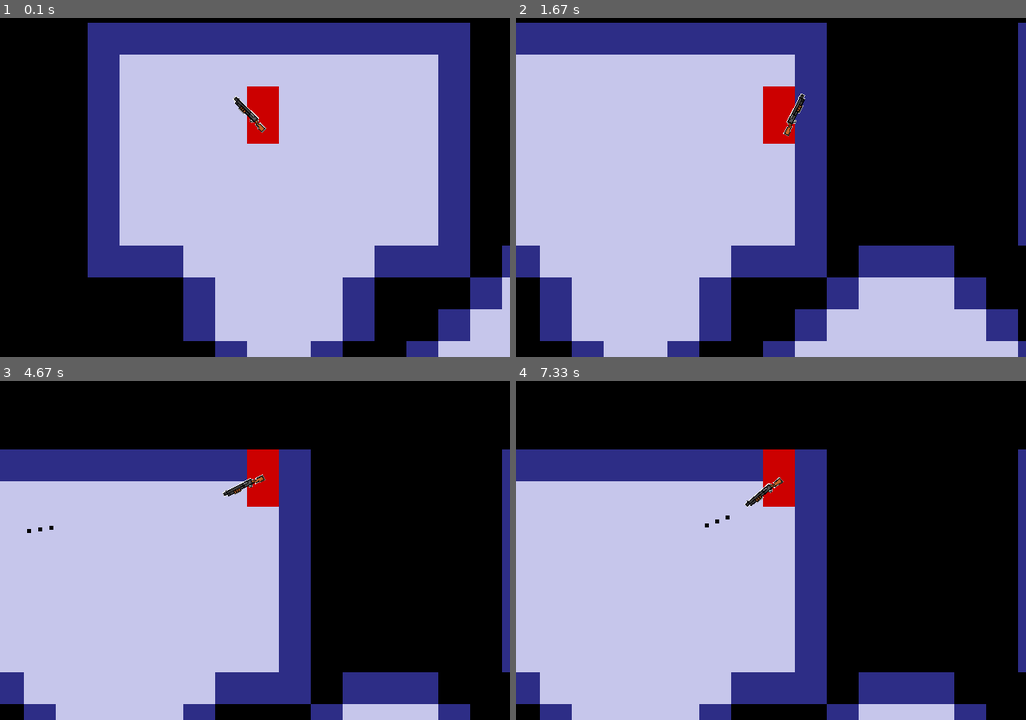
Above: before the commit, frames 1-4 (two rows, left to right).
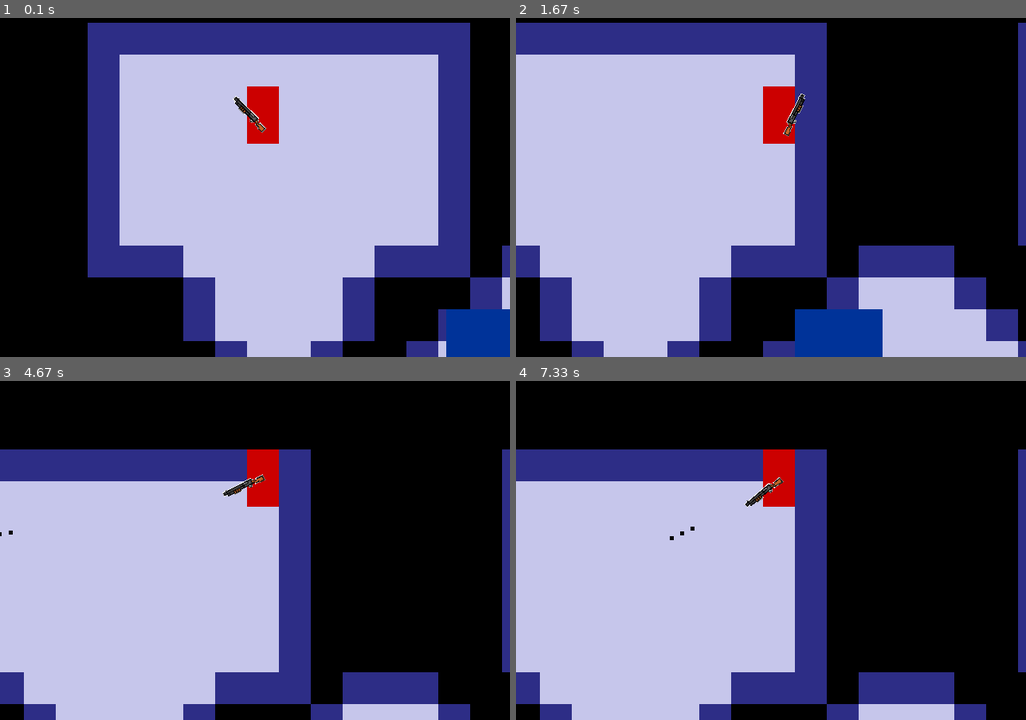
Above: after the commit, the same moments.

Repository: k-kulich/pygame-project
Game: pygame game, started from game.py
Two runs of this game, one before a commit and one after it. Both use one fixed random seed, a clock stepped at 60 frames per second and the inputs below.
Inputs (mouse positions are in pixels of both pictures, inside the frame that each line leads up to):
- Up to frame 1 (0.1 s): no input
- Up to frame 2 (1.67 s): hold W 0.33-0.8 s; hold Right 0.33-0.8 s; move the mouse to (750, 126) at 0.37 s; press the mouse at (612, 24) at 0.87 s; move the mouse to (612, 123) at 0.97 s; release the mouse at (612, 221) at 1.1 s; hold D 1.17-1.63 s; click (outside the picture) at 1.25 s
- Up to frame 3 (4.67 s): hold Up 1.67-1.97 s; click (outside the picture) at 1.75 s; hold D 2-2.47 s; click (71, 452) at 2.08 s; hold Up 2.5-3.03 s; click (outside the picture) at 2.58 s; hold D 3.07-3.37 s; click (outside the picture) at 3.15 s; hold Up 3.4-3.8 s; click (outside the picture) at 3.48 s; hold W 3.83-4.2 s; click (outside the picture) at 3.92 s; hold Right from 4.23 s (still down); click (112, 519) at 4.32 s
- Up to frame 4 (7.33 s): release Right at 4.87 s; hold D 4.9-5.27 s; click (908, 519) at 4.98 s; hold Right 5.3-5.77 s; click (669, 503) at 5.38 s; hold D 5.8-6.27 s; click (801, 608) at 5.88 s; hold Up 6.3-6.6 s; click (outside the picture) at 6.38 s; hold D 6.63-7.1 s; click (918, 506) at 6.72 s; hold Right from 7.13 s (still down); click (643, 550) at 7.22 s

The runs differ from the first frame. In frame 1, 1.8% of the frame differs, in the area x 87-100%, y 85-100%; in frame 2, 2.4%, in the area x 54-72%, y 85-100%; in frame 3, less than 0.1%; in frame 4, less than 0.1%.

Commit message:
враги бегают и прыгают, живут своей жизнью

Diff:
--- a/data/test_lvl.txt
+++ b/data/test_lvl.txt
@@ -1,30 +1,30 @@
-nnnnnnnnnnnnnnnnnnnnnnnnnnnnnn
-wwwwwwwwwwwwnnnnnnwwwwwwwnnnnn
-w..........wnnnnnnw.....wnnnnn
-w....@.....wnnnnnnw.....wnnnnn
-w..........wnnnnnnw.....wnnnnn
-w..........wnnnnnnw.....wnnnnn
-w..........wnnnnnnw.....wnnnnn
-w..........wnnnnnnw.....wnnnnn
-www......wwwnwwwnnnw....wnnnnn
-nnnw....wnnnw...wnnnw...wnnnnn
-nnnw....wnnw.....wnnnw..wnnnnn
-nnnnw..wnnw.......wnnw..wnnnnn
-nnnnw..wnnw.......wnnw..wnnnnn
-nnnnw..wnnw.......wnnw..wnnnnn
-nnnnw..wnnw.......wnnw..wnnnnn
-wwwww..wwww..wwwwwwwww..wwwwww
-w......w.....www....w........w
-w..wwwwwwww..www..w.wwwww....w
-w.........w.......w.w...ww...w
-w.....w...wwwwwwwww.w..w..w..w
-w..wwwww..w.........w........w
-w..w..w...w.wwwww...w.wwwww..w
-w.....w...w....wwwwww.....w..w
-w.ww..ww..wwww..w.....ww..w..w
-w.w....w..w..w..w.wwwwwwwww..w
-www....w..w..w............w..w
-w.w....w..w..wwwwwwwwwwwwww..w
-w.w.wwwwwww..w............w..w
-w...............wwww.w..w....w
-wwwwwwwwwwwwwwwwwwwwwwwwwwwwww
+nnnnnnnnnnnnnnnnnnnnnnnnnnnnnnnnnnnnnnnnnnnnnnnnnnnnnnnnnnnnnnnnnnnnnnnnnnnnn
+wwwwwwwwwwwwnnnnnnwwwwwwwnnnnnnnnnnnnnnnnnnnnnnnnnnnnnnnnnnnnnnnnnnnnnnnnnnnn
+w..........wnnnnnnw.....wnnnnnnnnnnnnnnnnnnnnnnnnnnnnnnnnnnnnnnnnnnnnnnnnnnnn
+w....@.....wnnnnnnw...e.wnnnnnwwwwwwwwwwwwwwwwwwwwwwwwwwwwwwwwwwwwwwwwwwwwwwn
+w..........wnnnnnnw.....wnnnnnw..................w......e..................wn
+w..........wnnnnnnw.e...wnnnnnw..................w.........................wn
+w..........wnnnnnnw.....wnnnnnw..................w.wwwwwwwwwwww............wn
+w..........wnnnnnnw.....wnnnnnwwwwwwwwwww......................e...........wn
+www......wwwnwwwnnnw....wnnnnnw..................w.........................wn
+nnnw....wnnnw...wnnnw...wnnnnnw..................w.........................wn
+nnnw....wnnw.....wnnnw..wnnnnnw..................w...wwwwwwwwwwww..........wn
+nnnnw..wnnw.e.....wnnw..wnnnnnw..................w.........................wn
+nnnnw..wnnw.....e.wnnw..wnnnnnw......wwwwwwwwwwwww.........................wn
+nnnnw..wnnw.......wnnw..wnnnnnw..................w.........................wn
+nnnnw..wnnw.......wnnw..wnnnnnw.......e..........w..............wwwwwwwwwwwwn
+wwwww..wwww..wwwwwwwww..wwwwwww..................w..............w..........wn
+w......w.....www....w........ww..................w..............w..........wn
+w..wwwwwwww..www..w.wwwww..............wwwwwwwwwww..............w..........wn
+w.........w.......w.w...ww...ww.................................w..........wn
+w.....w...wwwwwwwww.w..w..w..ww...........................e.....w....e.....wn
+w..wwwww..w.........w........ww.................................w..........wn
+w..w..w...w.wwwww...w.wwwww..wwwwwwww.........wwww..............w..........wn
+w.....w...w....wwwwww.....w..ww..................w..............w..........wn
+w.ww..ww..wwww..w.....ww..w..ww..................w..............wwwwwww....wn
+w.w....w..w..w..w.wwwwwwwww..ww..................w.........................wn
+www....w..w..w............w..ww....wwwwwwwwwwwwwww.........................wn
+w.w....w..w..wwwwwwwwwwwwww..ww..................w...................w.....wn
+w.w.wwwwwww..w............w..ww..................wwwwwww.............w.....wn
+w...............wwww.w..w....ww..................w...................w.....wn
+wwwwwwwwwwwwwwwwwwwwwwwwwwwwwwwwwwwwwwwwwwwwwwwwwwwwwwwwwwwwwwwwwwwwwwwwwwwwn
--- a/game.py
+++ b/game.py
@@ -2,7 +2,8 @@
 import sys
 import pygame
 import math
-from pygame import K_DOWN, K_UP, K_LEFT, K_RIGHT
+import random
+from pygame import K_DOWN, K_UP, K_LEFT, K_RIGHT, K_w, K_a, K_s, K_d
 
 
 pygame.init()
@@ -70,6 +71,9 @@
             elif level[y][x] == '@':
                 Tile('floor', x, y)
                 new_player = Player(x, y)
+            elif level[y][x] == 'e':
+                Tile('floor', x, y)
+                Enemy(x, y)
     return new_player, x, y
 
 
@@ -111,19 +115,19 @@
 
         # при нажатии мыши пустить пулю
         if pygame.mouse.get_pressed()[0]:
-            Bullet('player', 5, player.rect.centerx, player.rect.centery + tile_height, *mouse_pos)
+            Bullet('player', 5, *player.weapon_end, *mouse_pos)
         bullets_group.update()
 
         # обработать нажатие клавиш
         keys = pygame.key.get_pressed()
         new_pos = None
-        if keys[K_UP]:
+        if keys[K_UP] or keys[K_w]:
             new_pos = player.rect.move(0, -MySprite.SPEED)
-        if keys[K_DOWN]:
+        if keys[K_DOWN] or keys[K_s]:
             new_pos = player.rect.move(0, MySprite.SPEED)
-        if keys[K_RIGHT]:
+        if keys[K_RIGHT] or keys[K_d]:
             new_pos = player.rect.move(MySprite.SPEED, 0)
-        if keys[K_LEFT]:
+        if keys[K_LEFT] or keys[K_a]:
             new_pos = player.rect.move(-MySprite.SPEED, 0)
         to_blit = player.update(new_pos, mouse_pos)
 
@@ -132,6 +136,8 @@
         # обновляем положение всех спрайтов
         for sprite in all_sprites:
             camera.apply(sprite)
+
+        enemy_group.update(player.rect.center, mouse_pos)
 
         # прорисовка всего, что только можно
         tiles_group.draw(screen)
@@ -159,6 +165,7 @@
         self.cur_weapon = 0
         self.direction = {'right': False, 'left': False, 'up': False, 'down': False}
         self.hurt = False
+        self.weapon_end = (0, 0)
         self.rect = pygame.Rect(tile_width * pos_x, tile_height * pos_y, tile_width, tile_height)
 
     def handle_weapons(self):
@@ -182,6 +189,9 @@
         angle = math.radians((360 + angle) % 360)
         coords = (self.rect.centerx + img.get_width() * math.cos(angle) * int(flipped),
                   self.rect.centery - img.get_height() * math.sin(angle))
+        self.weapon_end = (self.rect.centerx + img.get_width() * math.cos(angle),
+                           self.rect.centery - img.get_height() * math.sin(angle)
+                           + tile_height * int(angle > 3.14))
 
         return weapon_copy, coords
 
@@ -203,15 +213,65 @@
 class Enemy(MySprite):
     def __init__(self, pos_x, pos_y):
         super().__init__(pos_x, pos_y, enemy_group, all_sprites)
-        self.period = 60  # TODO: организовать случайный период для стрельбы
-        self.maximum = 150  # TODO: случайное максимальное удаление от игрока в пикселях
-
-    def move(self, player):
-        px, py = player.rect.centerx, player.rect.centery
+        self.size = (round(tile_width * 2.5), round(tile_height * 1.8))
+        self.period = random.randint(60, 240)
+        self.time_gone = 0  # отсчет текущего периода
+        self.maximum = random.randint(100, 200)
+        self.direction = random.sample('rlud', 2)
+
+        self.image = pygame.Surface(self.size)
+        self.image.fill((0, 51, 153))
+        self.rect = pygame.Rect(tile_width * (pos_x - 1), tile_height * pos_y,
+                                round(tile_width * 2.5), tile_height)
+
+    def shoot(self, player_center, mouse_pos):
+        if self.time_gone >= self.period:
+            pass
+
+    def move(self, player_center):
+
+        # смена направления движения при необходимости
+        px, py = player_center
         ex, ey = self.rect.centerx, self.rect.centery
+        ob = ''
         if (px - ex) ** 2 + (py - ey) ** 2 >= self.maximum ** 2:
-            # TODO: организовать смену направления движения
-            pass
+            if (px - ex) ** 2 > (py - ey) ** 2:
+                ob = 'l' if px < ex else 'r'
+            else:
+                ob = 'u' if py < ey else 'd'
+        if ob and ob in 'lr':
+            self.direction = ob + random.choice('ud' + ob)
+        elif ob:
+            self.direction = ob + random.choice('lr' + ob)
+
+        # движение согласно текущему направлению
+        coor_delta = [0, 0]
+        if 'l' in self.direction:
+            coor_delta[0] -= self.SPEED
+        elif 'r' in self.direction:
+            coor_delta[0] += self.SPEED
+        if 'u' in self.direction:
+            coor_delta[1] -= self.SPEED
+        elif 'd' in self.direction:
+            coor_delta[1] += self.SPEED
+
+        return self.rect.move(*coor_delta)
+
+    def update(self, player_center, mouse_pos):
+        # смена направления движения
+        new_pos = self.move(player_center)
+        if new_pos is None:
+            return self.handle_weapons()
+        # проверка, занята ли новая позиция препятствием
+        new_pos.y += tile_height
+        last_pos = self.rect
+        self.rect = new_pos
+        if pygame.sprite.spritecollideany(self, barriers_group):
+            self.rect = last_pos
+            return self.handle_weapons()
+        self.rect.y -= tile_height
+        # стрелять по игроку
+        self.shoot(player_center, mouse_pos)
 
 
 class Player(MySprite):
